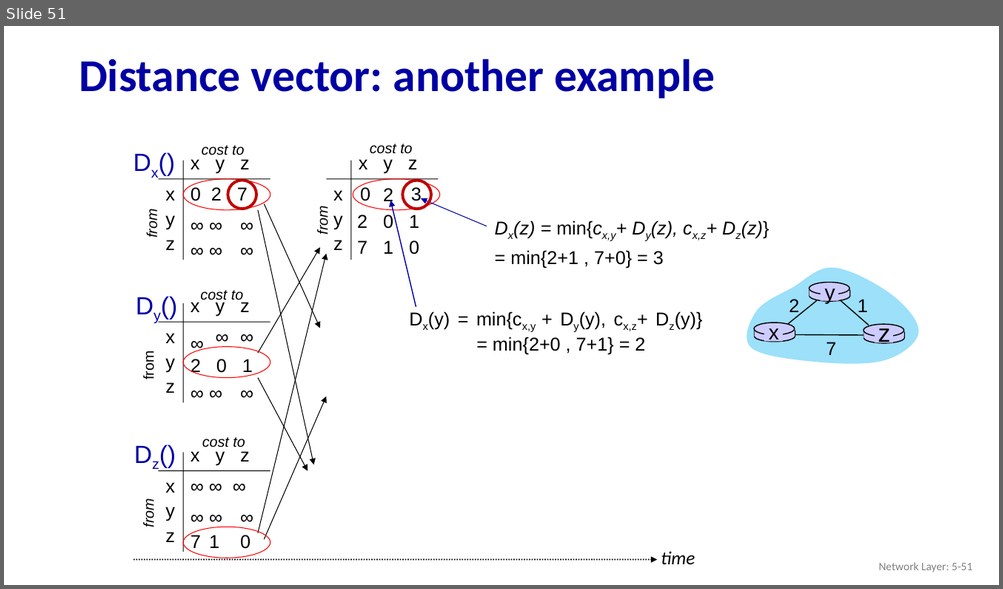
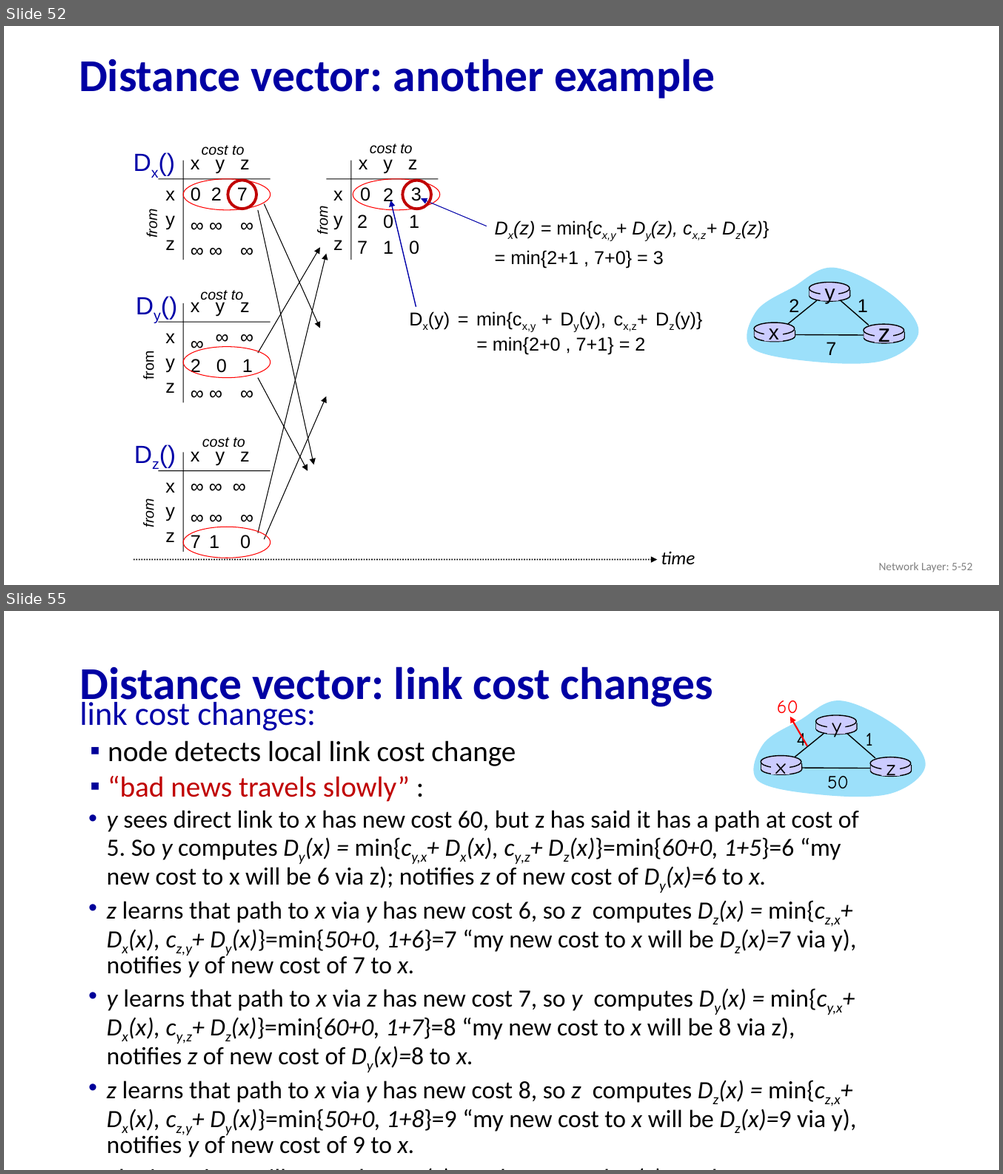
Before and after one commit to guhofstra/CSC175, a slide deck: PPTs/5.1 5.2 Control Plan Routing Protocols.pptx. Shown one above the other, each under a label of ours: slide 51 before the commit, slides 52 and 55 after it; the slides between them are not shown. The pictures are 1003x589 and 1003x1174 pixels, drawn with LibreOffice and Linux fonts; fonts in the diff are those of the drawing. Boxes give left, top, right and bottom in pixels: in the first picture for what was removed or moved away, otherwise in the second. Text is boxed around its words. In the diff, an @@ line names an element or a change of style, - is before the commit and + after.

```diff
--- a/PPTs/5.1 5.2 Control Plan Routing Protocols.pptx
+++ b/PPTs/5.1 5.2 Control Plan Routing Protocols.pptx
@@ slide 55 added at box(4, 611, 999, 1170), background #FFFFFF @@
@@ title added at box(79, 667, 712, 709), 44 pt, text #0000A3, bold @@
+Distance vector: link cost changes
@@ text added at box(79, 698, 515, 802), 28 pt, text #000000 @@
+link cost changes:
+▪ node detects local link cost change
+▪ “bad news travels slowly” :
@@ group added at box(748, 700, 926, 799): 7 texts, 6 ellipses, 6 lines, 6 rectangles, 4 freeform shapes, 1 arrow @@
+x
+z
+1
+4
+50
+y
+60
@@ text added at box(107, 810, 859, 1158), 24 pt, text #000000 @@
+• y sees direct link to x has new cost 60, but z has said it has a path at cost of 5. So y computes Dy(x) = min{cy,x+ Dx(x), cy,z+ Dz(x)}=min{60+0, 1+5}=6 “my new cost to x will be 6 via z); notifies z of new cost of Dy(x)=6 to x.
+• z learns that path to x via y has new cost 6, so z computes Dz(x) = min{cz,x+ Dx(x), cz,y+ Dy(x)}=min{50+0, 1+6}=7 “my new cost to x will be Dz(x)=7 via y), notifies y of new cost of 7 to x.
+• y learns that path to x via z has new cost 7, so y computes Dy(x) = min{cy,x+ Dx(x), cy,z+ Dz(x)}=min{60+0, 1+7}=8 “my new cost to x will be 8 via z), notifies z of new cost of Dy(x)=8 to x.
+• z learns that path to x via y has new cost 8, so z computes Dz(x) = min{cz,x+ Dx(x), cz,y+ Dy(x)}=min{50+0, 1+8}=9 “my new cost to x will be Dz(x)=9 via y), notifies y of new cost of 9 to x.
+• The iterations will stop when Dz(x) reaches 50 and Dy(x) reaches 51
@@ what was slide 51 is now slide 52 @@
@@ text at box(879, 562, 972, 573): text changed @@
-Network Layer: 5-51
+Network Layer: 5-52
```
Also in this commit, not shown: 5 slides changed, 1 other slide added, 1 other file.
